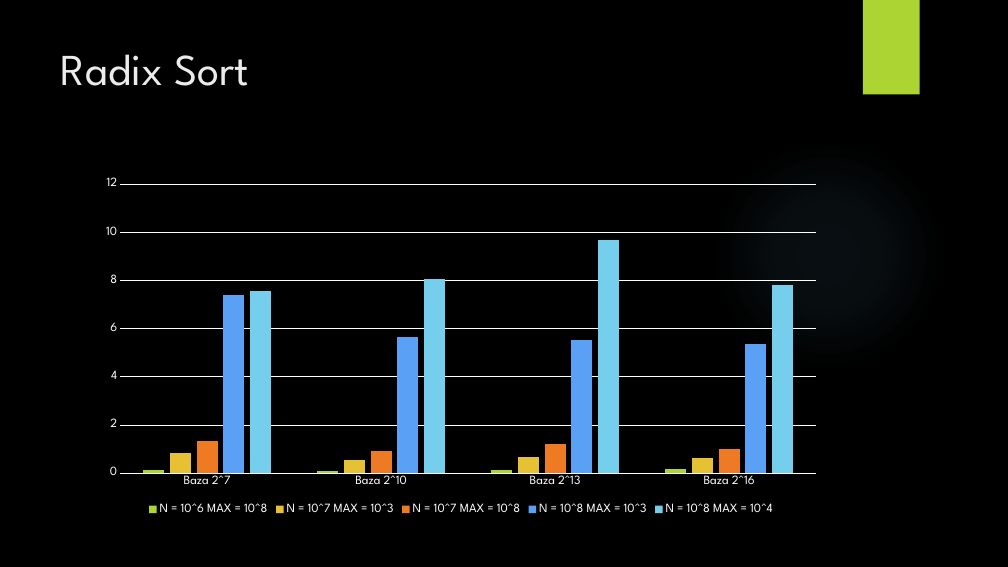
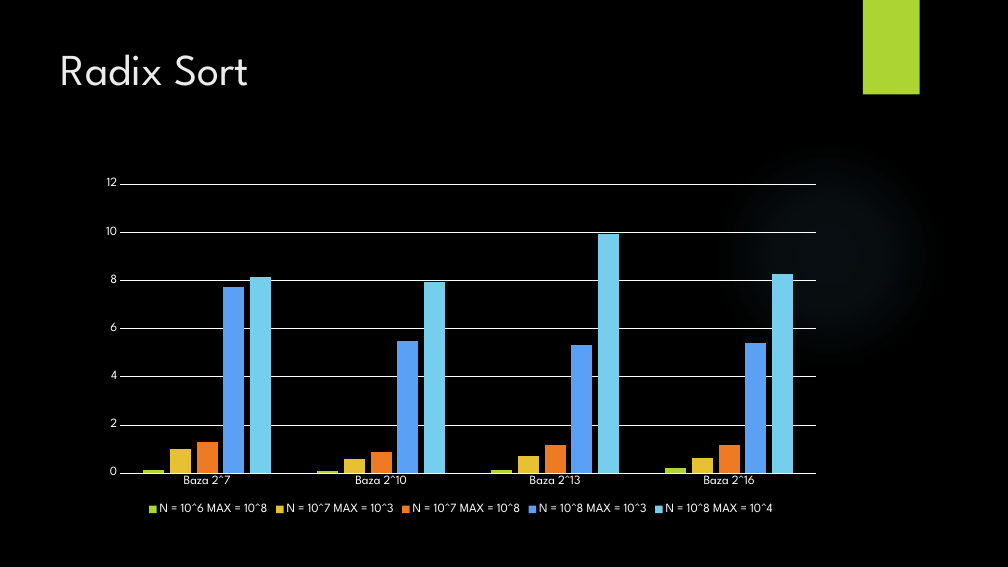
Before and after one commit to adelp13/Sorting-Algorithms, a slide deck: slide 4 of proiect1SD/Prezentare.pptx. Drawn at 1008x567 pixels with LibreOffice and Linux fonts; fonts in the diff are those of the drawing; background and template pictures are left out. Boxes give left, top, right and bottom in pixels: in the first picture for what was removed or moved away, otherwise in the second. Text is boxed around its words. In the diff, an @@ line names an element or a change of style, - is before the commit and + after.

```diff
--- a/proiect1SD/Prezentare.pptx
+++ b/proiect1SD/Prezentare.pptx
@@ column chart at <box>91,172,831,519</box> @@
@@ N = 10^7 MAX = 10^3, Baza 2^7: 0.8 to 1 @@
@@ N = 10^7 MAX = 10^8, Baza 2^16: 1 to 1.2 @@
@@ N = 10^8 MAX = 10^3, Baza 2^7: 7.4 to 7.7 @@
@@ N = 10^8 MAX = 10^3, Baza 2^10: 5.6 to 5.5 @@
@@ N = 10^8 MAX = 10^3, Baza 2^13: 5.5 to 5.3 @@
-N = 10^8 MAX = 10^4: 7.6, 8.1, 9.7, 7.8
+N = 10^8 MAX = 10^4: 8.2, 7.9, 9.9, 8.3
```
Also in this commit, not shown: 3 other slides changed, 1 slide added, 9 other files.
